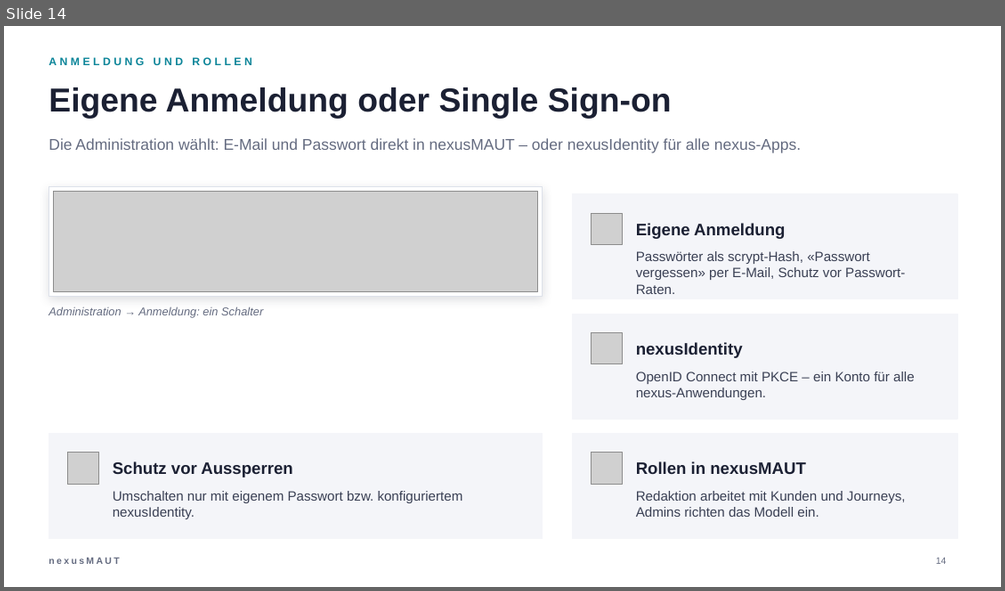
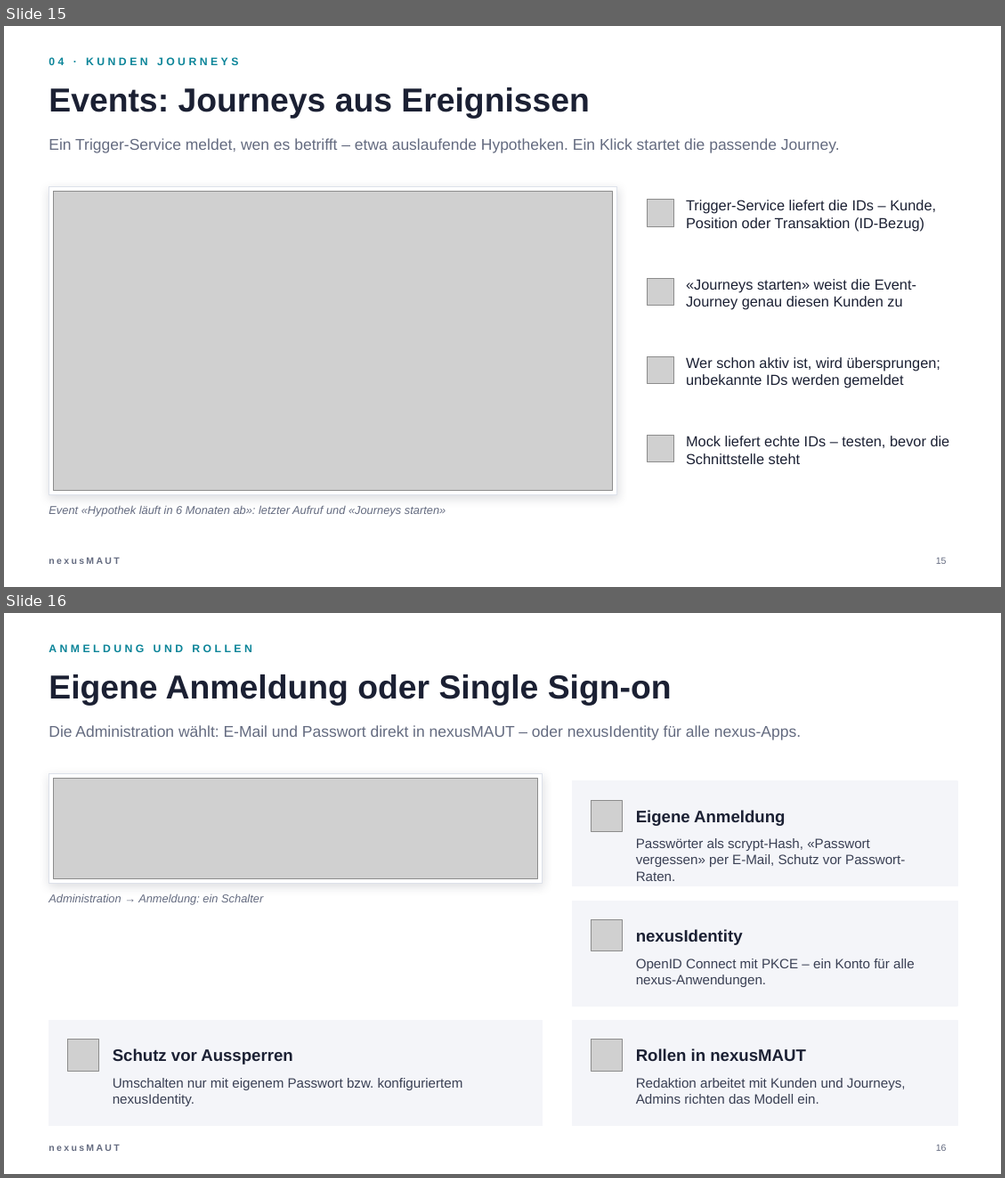
Before and after one commit to horstwurm/nexusMAUT, a slide deck: nexusMAUT-Uebersicht.pptx. Shown one above the other, each under a label of ours: slide 14 before the commit, slides 15 and 16 after it. The pictures are 1005x591 and 1005x1178 pixels, drawn with LibreOffice and Linux fonts; fonts in the diff are those of the drawing; grey boxes stand for pictures. Boxes give left, top, right and bottom in pixels: in the first picture for what was removed or moved away, otherwise in the second. Text is boxed around its words. In the diff, an @@ line names an element or a change of style, - is before the commit and + after.

```diff
--- a/nexusMAUT-Uebersicht.pptx
+++ b/nexusMAUT-Uebersicht.pptx
@@ slide 15 added at <box>4,26,1001,587</box>, background #FFFFFF; not listed: 1 template element that a slide beside it also shows @@
@@ text added at <box>48,57,238,65</box>, 10.5 pt, text #0C8599, bold @@
+04 · KUNDEN JOURNEYS
@@ title added at <box>48,87,590,118</box>, 32 pt, text #1B2033, bold @@
+Events: Journeys aus Ereignissen
@@ text added at <box>48,138,840,153</box>, 15 pt, text #646B80 @@
+Ein Trigger-Service meldet, wen es betrifft – etwa auslaufende Hypotheken. Ein Klick startet die passende Journey.
@@ rectangle added at <box>48,187,617,495</box>, fill #FFFFFF, outline #DDE1EA 0.75 pt @@
@@ picture added at <box>53,192,613,491</box> @@
@@ picture added at <box>647,200,674,226</box> @@
@@ text added at <box>686,200,936,232</box>, 14 pt, text #1B2033 @@
+Trigger-Service liefert die IDs – Kunde, Position oder Transaktion (ID-Bezug)
@@ picture added at <box>647,278,674,305</box> @@
@@ text added at <box>686,279,916,310</box>, 14 pt, text #1B2033 @@
+«Journeys starten» weist die Event-Journey genau diesen Kunden zu
@@ picture added at <box>647,356,674,384</box> @@
@@ text added at <box>686,357,940,388</box>, 14 pt, text #1B2033 @@
+Wer schon aktiv ist, wird übersprungen; unbekannte IDs werden gemeldet
@@ picture added at <box>647,435,674,462</box> @@
@@ text added at <box>686,435,950,464</box>, 14 pt, text #1B2033 @@
+Mock liefert echte IDs – testen, bevor die Schnittstelle steht
@@ text added at <box>48,505,445,516</box>, 11 pt, text #646B80, italic @@
+Event «Hypothek läuft in 6 Monaten ab»: letzter Aufruf und «Journeys starten»
@@ page number added at <box>936,557,947,564</box>, 9 pt, text #646B80 @@
+15
@@ what was slide 14 is now slide 16 @@
@@ page number at <box>936,1143,947,1151</box>: text changed @@
-14
+16
```
Also in this commit, not shown: 9 slides changed, 1 other slide added, 58 other files.
